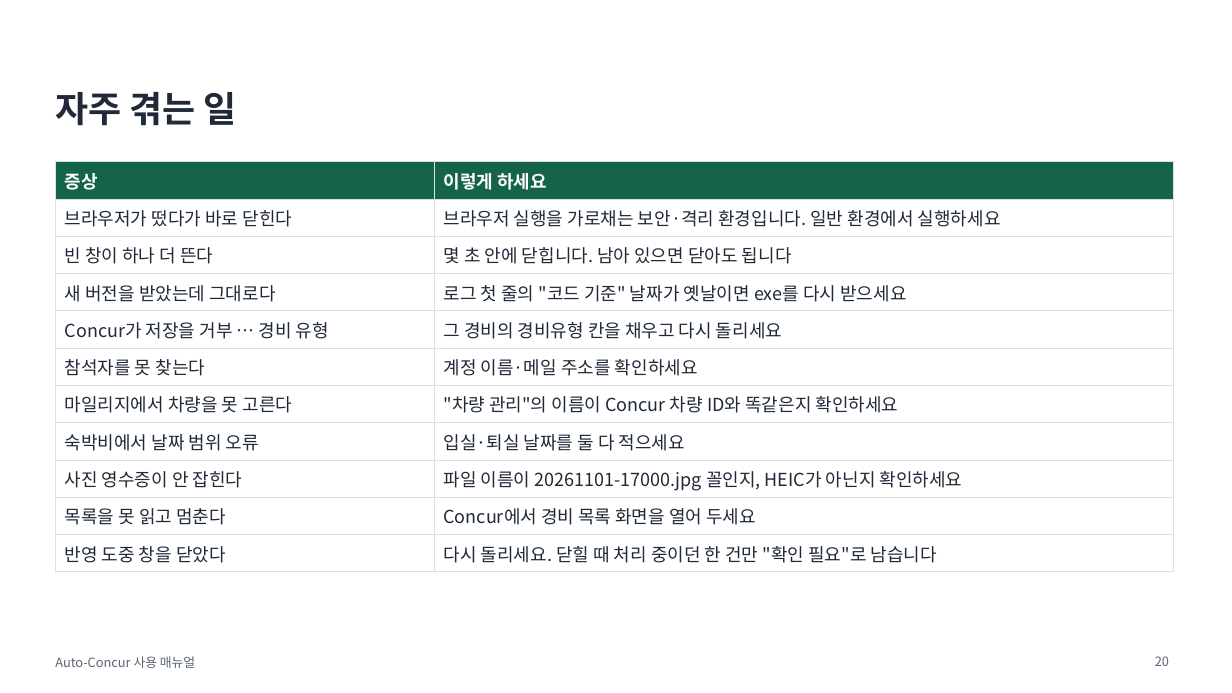
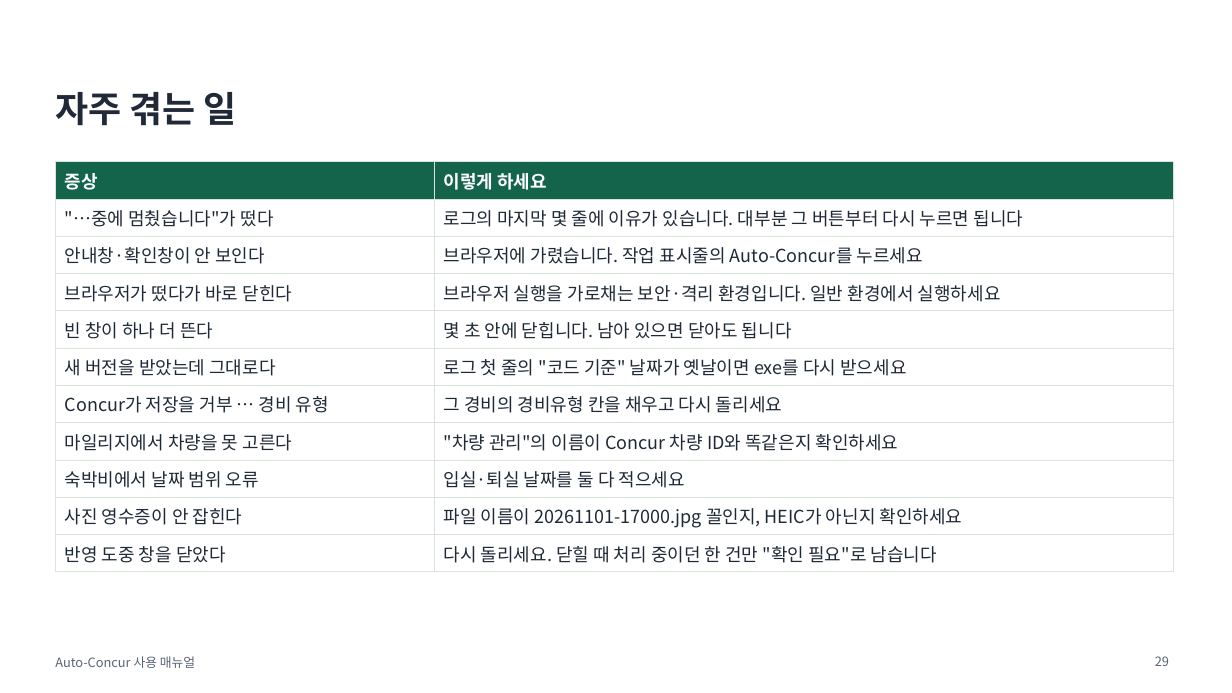
Before and after one commit to oks9924/Auto-Concur, a slide deck: slide 29 of docs/manual.pptx (slide 20 before the commit). Drawn at 1232x693 pixels with LibreOffice and Linux fonts; fonts in the diff are those of the drawing. Boxes give left, top, right and bottom in pixels: in the first picture for what was removed or moved away, otherwise in the second. Text is boxed around its words. In the diff, an @@ line names an element or a change of style, - is before the commit and + after.

```diff
--- a/docs/manual.pptx
+++ b/docs/manual.pptx
@@ table at <box>55,162,1174,567</box> @@
+row 2: "…중에 멈췄습니다"가 떴다 | 로그의 마지막 몇 줄에 이유가 있습니다. 대부분 그 버튼부터 다시 누르면 됩니다
+row 3: 안내창·확인창이 안 보인다 | 브라우저에 가렸습니다. 작업 표시줄의 Auto-Concur를 누르세요
-row 6: 참석자를 못 찾는다 | 계정 이름·메일 주소를 확인하세요
-row 10: 목록을 못 읽고 멈춘다 | Concur에서 경비 목록 화면을 열어 두세요
@@ page number at <box>1155,656,1169,666</box>: text changed @@
-20
+29
```
Also in this commit, not shown: 15 other slides changed, 9 slides added, 11 other files.
